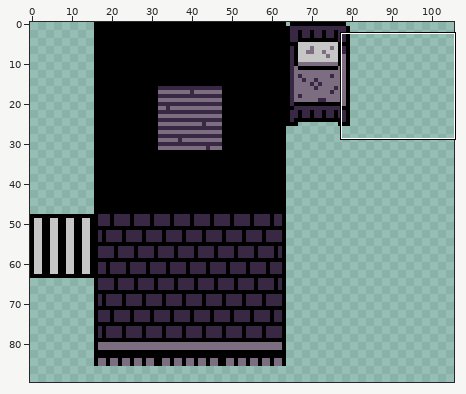
A pixel-art file gets an edit: Art/Tilesets/EvilHospital.aseprite. Above, an overview of the earlier version with the close-up marked.
Close-up. First the earlier version:
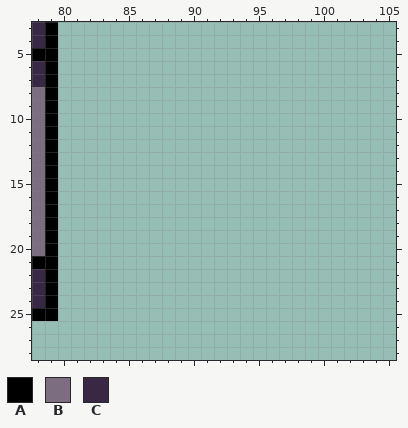
126x126 pixels, 1 frame. Shown: x 78..105, y 3..28. The wide view leaves out empty margins.
Palette (. is transparent): A #000000  B #7c6d80  C #382843
Pixels before, first column x 78:
 3 CA
 4 CA
 5 AA
 6 CA
 7 CA
 8 BA
 9 BA
10 BA
11 BA
12 BA
13 BA
14 BA
15 BA
16 BA
17 BA
18 BA
19 BA
20 BA
21 AA
22 CA
23 CA
24 CA
25 AA
New version:
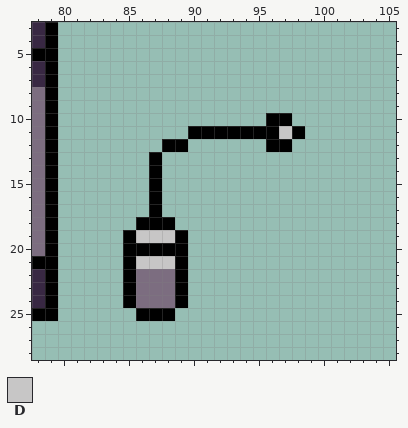
Colours new in this view: D #c7c6c6
Diff:
Changed rows in their new state; - is an unchanged pixel.
first column x 85:
10 -----------AA-
11 -----AAAAAAADA
12 ---AA------AA-
13 --A-----------
14 --A-----------
15 --A-----------
16 --A-----------
17 --A-----------
18 -AAA----------
19 ADDDA---------
20 AAAAA---------
21 ADDDA---------
22 ABBBA---------
23 ABBBA---------
24 ABBBA---------
25 -AAA----------
Changed places in both close-ups, as pixel boxes (x1, y1, x2, y2):
added: (123, 113, 305, 321)
